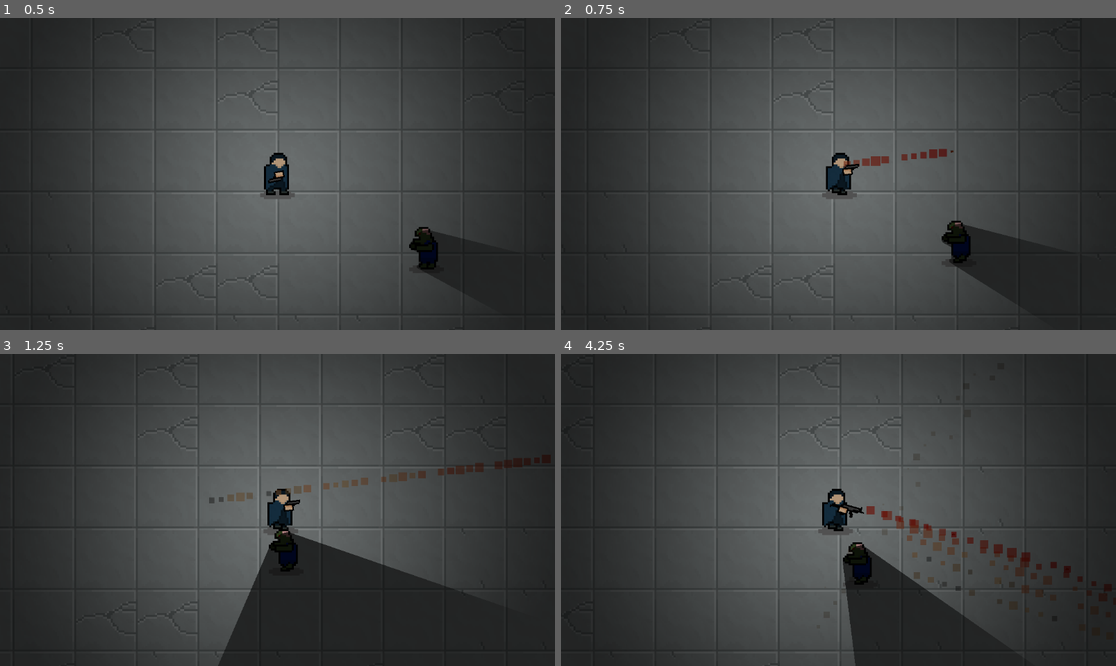
Above: before the commit, frames 1-4 (two rows, left to right).
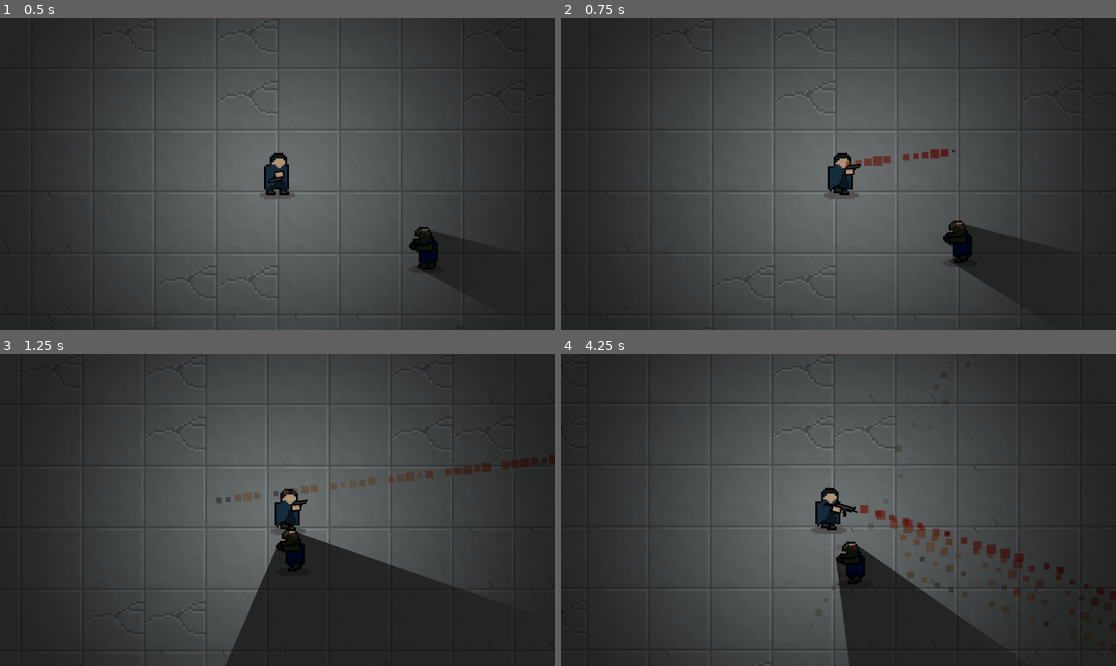
Above: after the commit, the same moments.

Repository: userbooi/Daydream-Toronto
Game: Godot game, scene res://Scenes/main.tscn
Two runs of this game, one before a commit and one after it. Both use one fixed random seed, a clock stepped at 60 frames per second and the inputs below.
Inputs (mouse positions are in pixels of both pictures, inside the frame that each line leads up to):
- Up to frame 1 (0.5 s): no input
- Up to frame 2 (0.75 s): move the mouse to (960, 158) at 0.52 s; press the mouse at (960, 158) at 0.53 s; hold D (right) from 0.53 s (still down)
- Up to frame 3 (1.25 s): keep holding D (right)
- Up to frame 4 (4.25 s): move the mouse to (727, 525) at 1.27 s; release D (right) at 1.28 s; release the mouse at (727, 525) at 1.28 s; hold S (down) 1.28-2.03 s; click (727, 525) at 1.35 s; move the mouse to (894, 441) at 2.02 s; press the mouse at (894, 441) at 2.03 s; hold D (right) 2.03-2.78 s; tap 1 (switch_weapon) at 2.1 s; move the mouse to (810, 572) at 2.77 s; release the mouse at (810, 572) at 2.78 s; hold W (up) 2.78-3.53 s; click (810, 572) at 2.85 s; move the mouse to (1005, 556) at 3.52 s; press the mouse at (1005, 556) at 3.53 s; hold A (left) from 3.53 s (still down)

Frame 1 is identical in both runs. In frame 2, 1.7% of the frame differs, in the area x 26-84%, y 0-100%; in frame 3, 2.4%; in frame 4, 4.0%, in the area x 15-100%, y 0-100%.

Commit message:
Patched bullet knockback wrong direction

Diff:
--- a/Scenes/player.tscn
+++ b/Scenes/player.tscn
@@ -71,6 +71,7 @@
 [node name="Camera2D" type="Camera2D" parent="."]
 position = Vector2(0, -19)
 zoom = Vector2(2, 2)
+position_smoothing_enabled = true
 position_smoothing_speed = 10.0
 
 [node name="CollisionShape2D" type="CollisionShape2D" parent="."]
@@ -96,6 +97,7 @@
 [node name="CollisionShape2D" type="CollisionShape2D" parent="HurtboxComponent"]
 position = Vector2(0, -16)
 shape = SubResource("RectangleShape2D_dawwe")
+
 [node name="PointLight2D" type="PointLight2D" parent="."]
 position = Vector2(1.19209e-07, -1.90735e-06)
 scale = Vector2(2.32669, 2.1753)
--- a/Scenes/zombie.tscn
+++ b/Scenes/zombie.tscn
@@ -1,5 +1,4 @@
-
-[gd_scene load_steps=16 format=3 uid="uid://buklchbsap0a2"]
+[gd_scene load_steps=19 format=3 uid="uid://buklchbsap0a2"]
 
 [ext_resource type="Texture2D" uid="uid://df2kl25x0kqkj" path="res://Assets/entities/zombie_walking1.png" id="1_bqqdo"]
 [ext_resource type="Script" path="res://Scripts/zombie.gd" id="1_yqs2x"]
@@ -59,6 +58,7 @@
 [sub_resource type="CapsuleShape2D" id="CapsuleShape2D_aqpfa"]
 radius = 15.0
 height = 36.0
+
 [sub_resource type="CanvasItemMaterial" id="CanvasItemMaterial_dmqb4"]
 
 [sub_resource type="OccluderPolygon2D" id="OccluderPolygon2D_vjy30"]
@@ -120,6 +120,7 @@
 [node name="CollisionShape2D" type="CollisionShape2D" parent="HitboxComponent"]
 position = Vector2(0, -12)
 shape = SubResource("CapsuleShape2D_aqpfa")
+
 [node name="LightOccluder2D" type="LightOccluder2D" parent="."]
 material = SubResource("CanvasItemMaterial_dmqb4")
 occluder = SubResource("OccluderPolygon2D_vjy30")
--- a/Scripts/bullet.gd
+++ b/Scripts/bullet.gd
@@ -15,12 +15,13 @@
 const SPEED = 300.0
 var starting_point: Vector2
 var end_point: Vector2
+var original_position: Vector2
 
 var has_hit = false
 
 func _ready() -> void:
 	end_point = get_global_mouse_position()
-	hitbox_component.original_position = global_position
+	hitbox_component.original_position = original_position
 
 func set_pos(pos: Vector2):
 	position = pos
--- a/Scripts/guns.gd
+++ b/Scripts/guns.gd
@@ -46,6 +46,7 @@
 	bullet_instance.global_position = $Sprite2D/shootPoint.global_position
 	bullet_instance.global_rotation = $Sprite2D/shootPoint.global_rotation
 	bullet_instance.starting_point = global_position
+	bullet_instance.original_position = get_parent().global_position
 	bullet_instance.speed = Game.gun_stats[Game.gun_names[Game.gun_num]][0]
 	bullet_instance.damage = Game.gun_stats[Game.gun_names[Game.gun_num]][1]
 	bullet_instance.maxrange = Game.gun_stats[Game.gun_names[Game.gun_num]][2]
Not shown: 2 places in Scenes/player.tscn that only renumber resources
